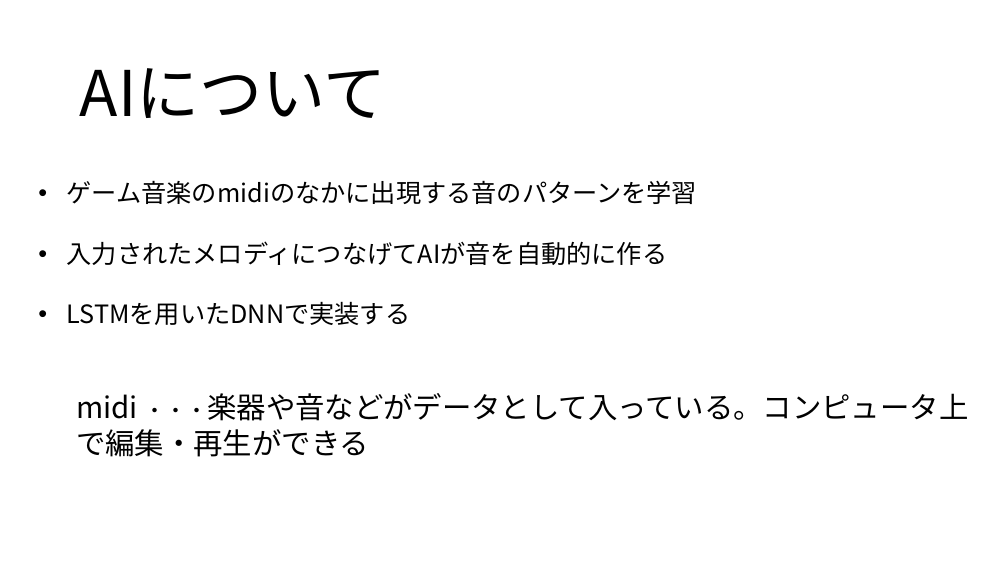
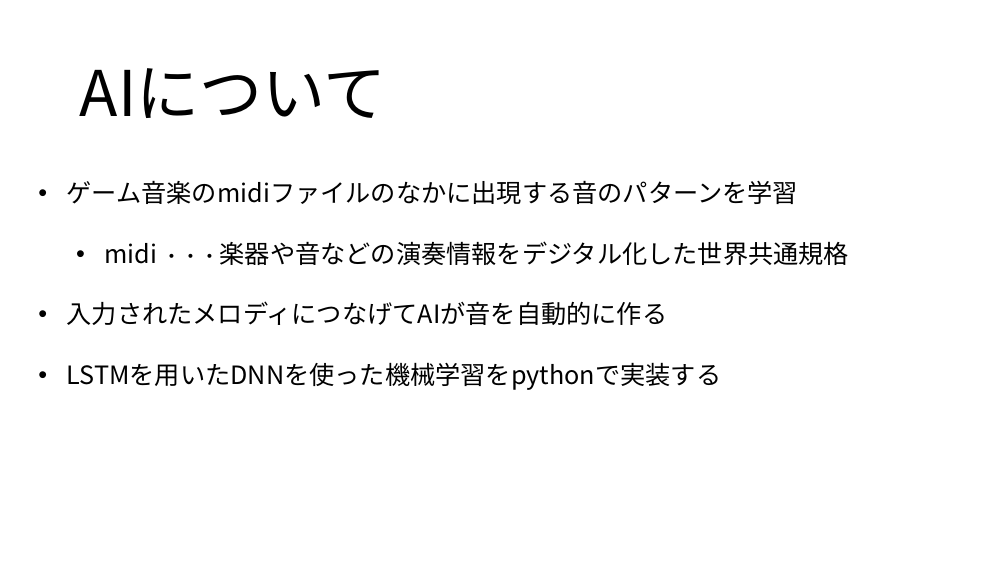
Before and after one commit to yoshitake266/bitComposer_prj, a slide deck: slide 7 of presentation/bit Composer.pptx. Drawn at 1008x567 pixels with LibreOffice and Linux fonts; fonts in the diff are those of the drawing. Boxes give left, top, right and bottom in pixels: in the first picture for what was removed or moved away, otherwise in the second. Text is boxed around its words. In the diff, an @@ line names an element or a change of style, - is before the commit and + after.

```diff
--- a/presentation/bit Composer.pptx
+++ b/presentation/bit Composer.pptx
@@ text at (67,180,850,265): text changed @@
-• ゲーム音楽のmidiのなかに出現する音のパターンを学習
+• ゲーム音楽のmidiファイルのなかに出現する音のパターンを学習
+  • midi ・・・楽器や音などの演奏情報をデジタル化した世界共通規格
@@ text at (67,362,722,390): text changed; size 28 to 24 pt @@
-• LSTMを用いたDNNで実装する
-  midi ・・・楽器や音などがデータとして入っている。コンピュータ上 で編集・再生ができる
+• LSTMを用いたDNNを使った機械学習をpythonで実装する
```
Also in this commit, not shown: 6 other slides changed, 1 slide added.
